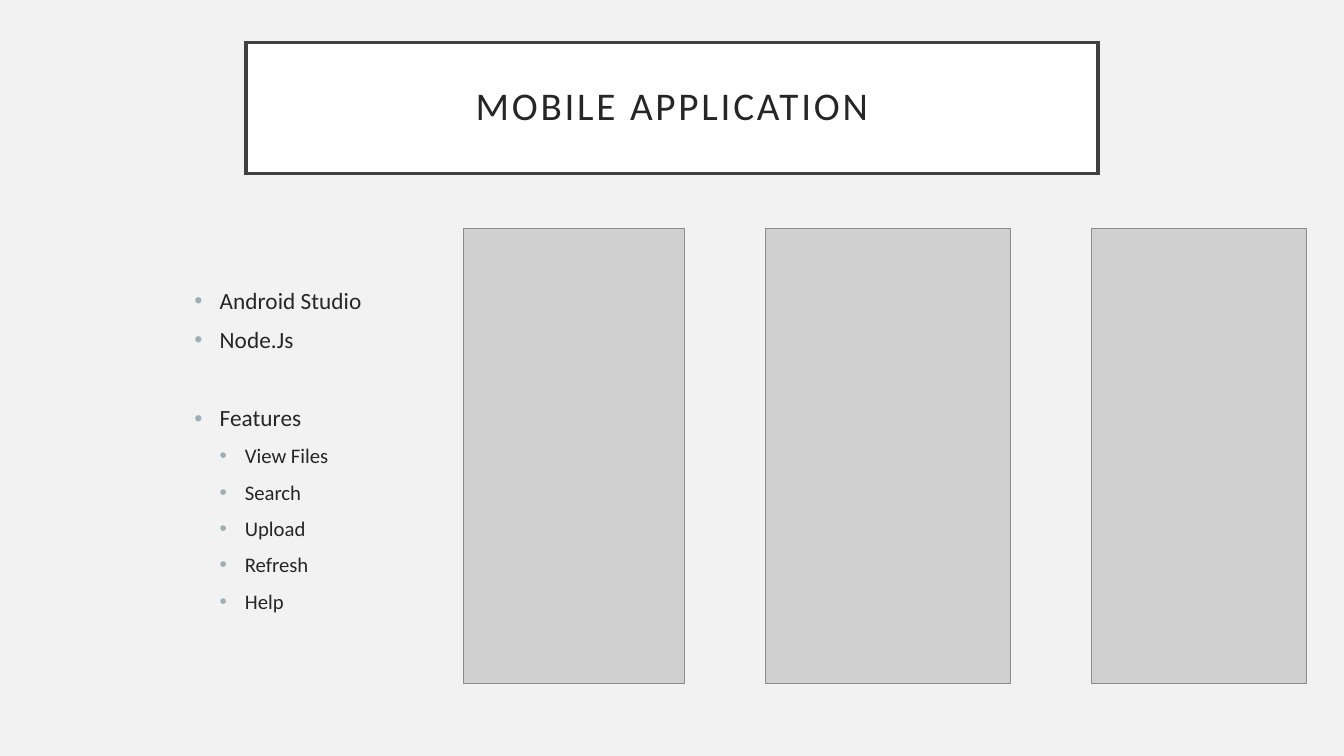
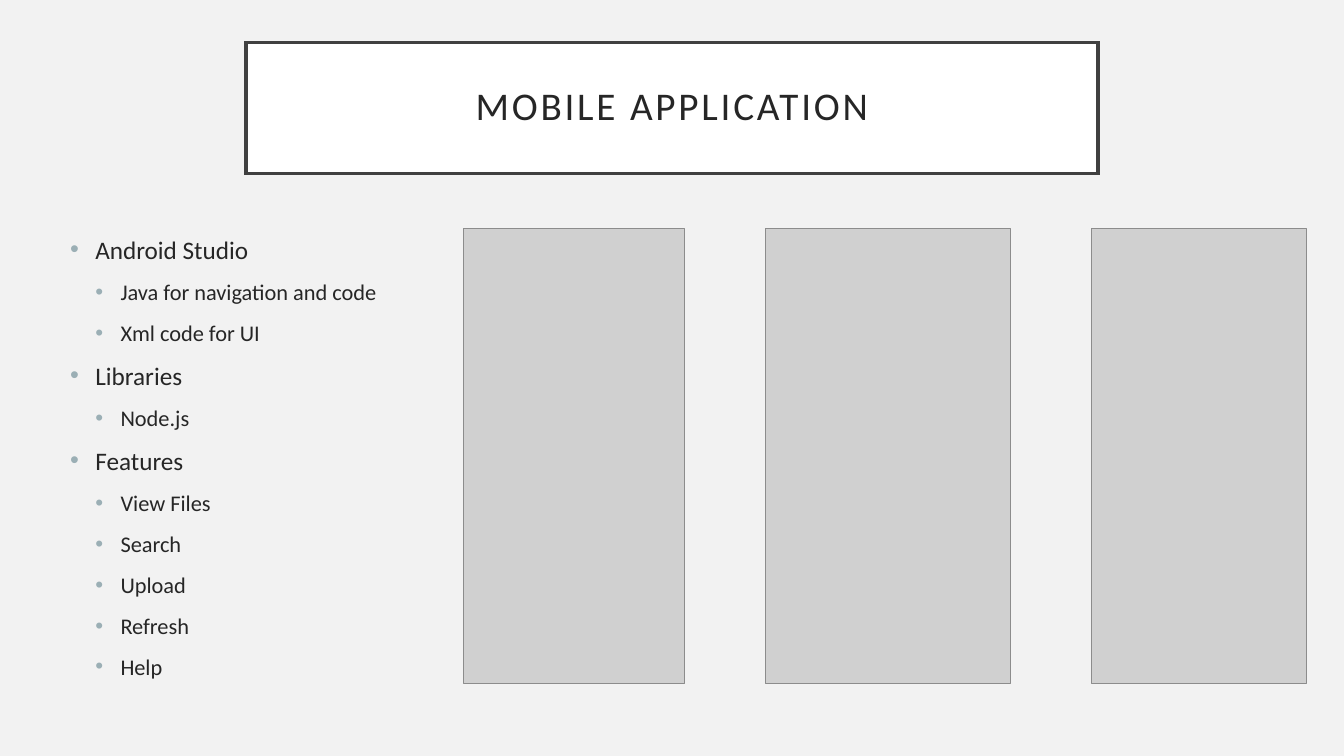
Before and after one commit to YusafOsei-Bonsu/Project-Prime-Dev, a slide deck: slide 6 of Documentation/Initial Presentation.pptx. Drawn at 1344x756 pixels with LibreOffice and Linux fonts; fonts in the diff are those of the drawing; grey boxes stand for pictures. Boxes give left, top, right and bottom in pixels: in the first picture for what was removed or moved away, otherwise in the second. Text is boxed around its words. In the diff, an @@ line names an element or a change of style, - is before the commit and + after.

Commit message:
Mobile slides update
changed the mobile slides for presentation

```diff
--- a/Documentation/Initial Presentation.pptx
+++ b/Documentation/Initial Presentation.pptx
@@ text "Android Studio": place and size @@
-text "Android Studio" at bbox=[220, 293, 362, 613]
+text "Android Studio" at bbox=[95, 241, 376, 679]
@@ text at bbox=[95, 241, 248, 679]: size 16.6 to 18 pt in "Android Studio", "Features"; size 14.8 to 16 pt in "View Files", "Search", "Upload", "Refresh" and 1 more places; line spacing 0.9 to 1 @@
@@ text at bbox=[95, 284, 376, 430]: text changed; size 16.6 to 16 pt @@
-• Node.Js
+  • Java for navigation and code
+  • Xml code for UI
+• Libraries
+  • Node.js
```
Also in this commit, not shown: 1 other slide changed, 1 other file.
